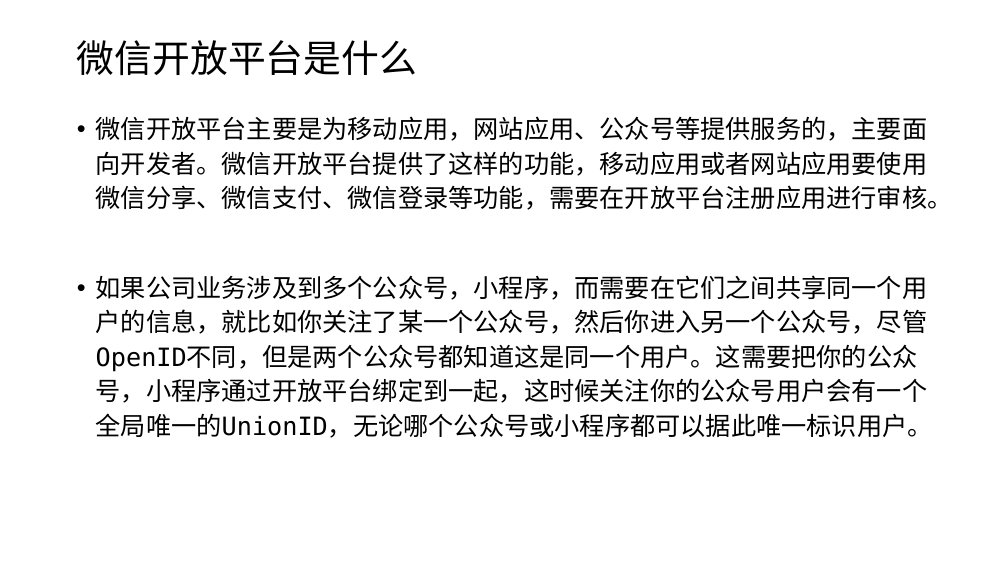
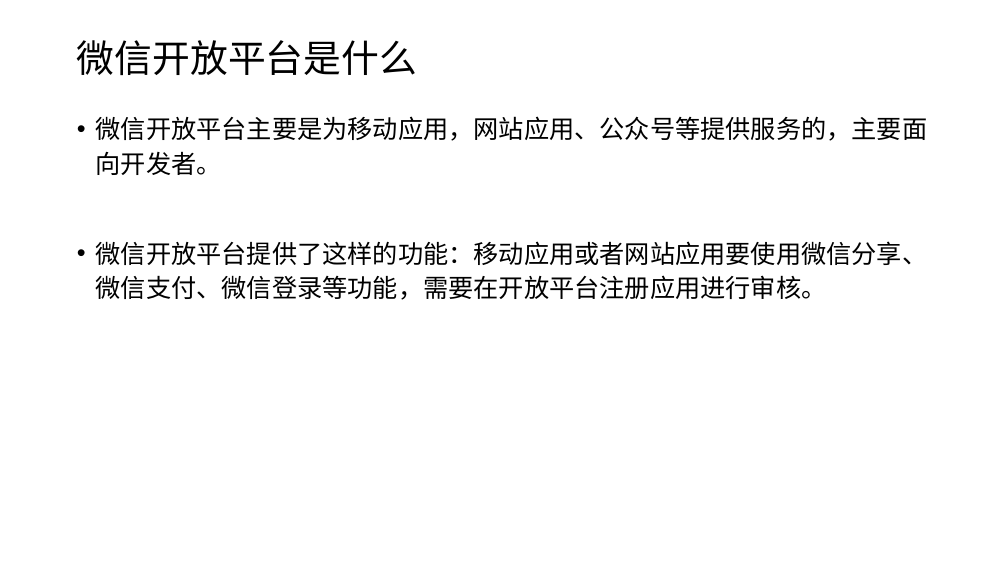
Before and after one commit to edu2act/course-wechat-and-miniprogram, a slide deck: slide 11 of 公众号开发常见问题.pptx (slide 8 before the commit). Drawn at 1008x567 pixels with LibreOffice and Linux fonts; fonts in the diff are those of the drawing. Boxes give left, top, right and bottom in pixels: in the first picture for what was removed or moved away, otherwise in the second. Text is boxed around its words. In the diff, an @@ line names an element or a change of style, - is before the commit and + after.

```diff
--- a/公众号开发常见问题.pptx
+++ b/公众号开发常见问题.pptx
@@ text at (x1=96, y1=116, x2=928, y2=300): text changed @@
-• 微信开放平台主要是为移动应用，网站应用、公众号等提供服务的，主要面向开发者。微信开放平台提供了这样的功能，移动应用或者网站应用要使用微信分享、微信支付、微信登录等功能，需要在开放平台注册应用进行审核。
-• 如果公司业务涉及到多个公众号，小程序，而需要在它们之间共享同一个用户的信息，就比如你关注了某一个公众号，然后你进入另一个公众号，尽管OpenID不同，但是两个公众号都知道这是同一个用户。这需要把你的公众号，小程序通过开放平台绑定到一起，这时候关注你的公众号用户会有一个全局唯一的UnionID，无论哪个公众号或小程序都可以据此唯一标识用户。
+• 微信开放平台主要是为移动应用，网站应用、公众号等提供服务的，主要面向开发者。
+• 微信开放平台提供了这样的功能：移动应用或者网站应用要使用微信分享、微信支付、微信登录等功能，需要在开放平台注册应用进行审核。
```
Also in this commit, not shown: 5 other slides changed, 4 slides added, 6 other files.
